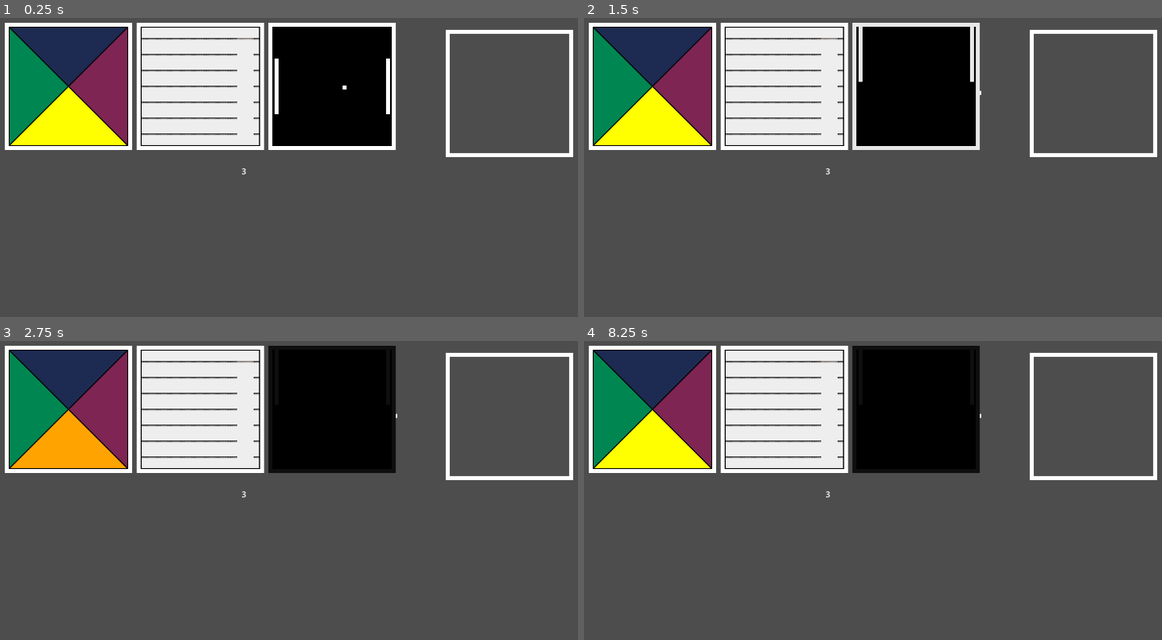
Above: before the commit, frames 1-4 (two rows, left to right).
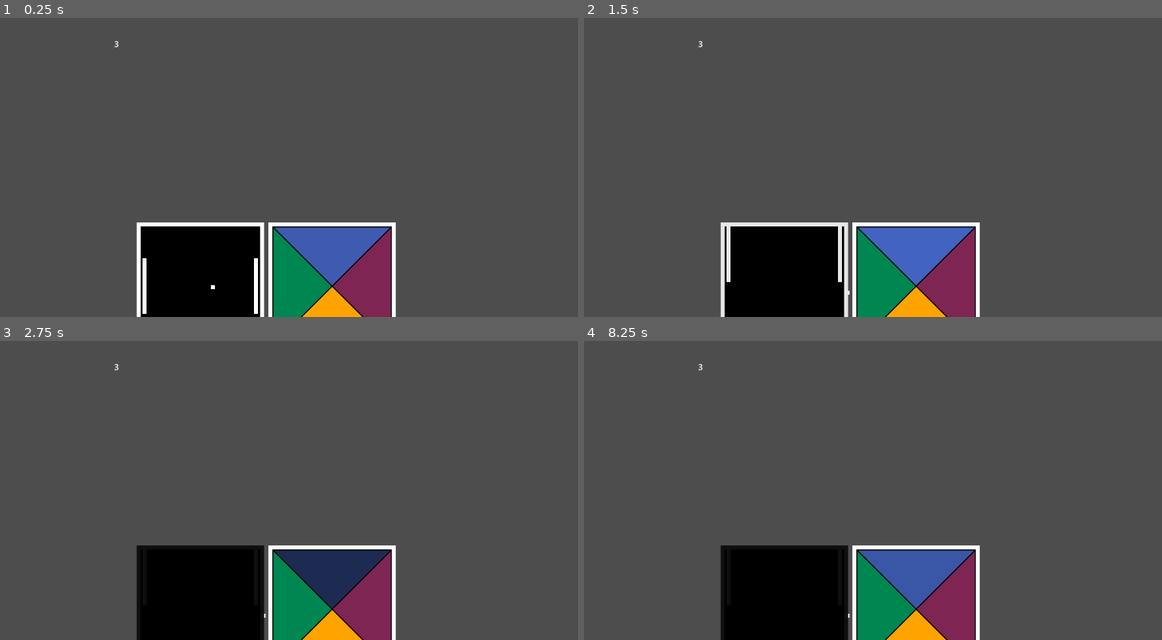
Above: after the commit, the same moments.

Repository: rikhall1515/2k24_gamejam
Game: Godot game, scene res://Nodes/Levels/game_engine.tscn
Two runs of this game, one before a commit and one after it. Both use one fixed random seed, a clock stepped at 60 frames per second and the inputs below.
Inputs (mouse positions are in pixels of both pictures, inside the frame that each line leads up to):
- Up to frame 1 (0.25 s): no input
- Up to frame 2 (1.5 s): move the mouse to (653, 86) at 0.52 s; hold Up (Up) 0.53-1.28 s; click (653, 86) at 0.67 s; hold Down (Down) from 1.28 s (still down); click (653, 86) at 1.42 s
- Up to frame 3 (2.75 s): tap Enter at 2 s; release Down (Down) at 2.03 s; hold Up (Up) from 2.03 s (still down); click (69, 409) at 2.17 s
- Up to frame 4 (8.25 s): click (653, 409) at 2.92 s; tap Space at 3.5, 5, 6.5 s; release Up (Up) at 3.53 s; hold Down (Down) 3.53-5.78 s; click (653, 409) at 3.67 s; tap Enter at 4.25, 5.75 s; move the mouse to (786, 409) at 4.27 s; click (786, 409) at 4.42 s; move the mouse to (913, 409) at 5.02 s; click (913, 409) at 5.17 s; move the mouse to (745, 370) at 5.77 s; hold Up (Up) 5.78-8.03 s; move the mouse to (982, 442) at 6.52 s; move the mouse to (716, 478) at 7.27 s; click (716, 478) at 7.42 s; move the mouse to (907, 382) at 8.02 s; hold Down (Down) from 8.03 s (still down)

The runs differ from the first frame. In frame 1, 43% of the frame differs, in the area x 0-100%, y 1-100%; in frame 2, 43%; in frame 3, 43%; in frame 4, 43%.

Commit message:
GameEngine upgrade

Diff:
--- a/Nodes/Levels/game_engine.gd
+++ b/Nodes/Levels/game_engine.gd
@@ -1,19 +1,53 @@
 extends Node2D
+
+@export var testing: bool = false
+
 
 var inShop: bool = false
 var gamePaused: bool = true
-var allowShop: = false
+var allowShop: bool = false
 
+var lives: int = 5
 var timeSurvived: int = 0
 var timeSurvivedDecimals: float = 0
+var countDown: float = 3
 
-var countDown: float = 3
+
+
+var minigames: Array[Node2D]
+var minigameCount = 0
+var minigameNextLocation: Array[Vector2]
+
+var minigameList = [ #Instantate minigames through this list
+	preload("res://Nodes/Minigames/pong.tscn"),
+	preload("res://Nodes/Minigames/simon_says.tscn")
+]
+
 
 func _ready():
 	$UIRoot/Countdown.set_size(Vector2(200, 200), false)
+	#Creating spiral, fuck defining any code for an AxA size cube, 4x4 it is
+	minigameNextLocation.append(Vector2(1, 2))
+	minigameNextLocation.append(Vector2(2, 2))
+	minigameNextLocation.append(Vector2(2, 1))
+	minigameNextLocation.append(Vector2(1, 1))
+	minigameNextLocation.append(Vector2(0, 1))
+	minigameNextLocation.append(Vector2(0, 2))
+	minigameNextLocation.append(Vector2(0, 3))
+	minigameNextLocation.append(Vector2(1, 3))
+	minigameNextLocation.append(Vector2(2, 3))
+	minigameNextLocation.append(Vector2(3, 3))
+	minigameNextLocation.append(Vector2(3, 2))
+	minigameNextLocation.append(Vector2(3, 1))
+	minigameNextLocation.append(Vector2(3, 0))
+	minigameNextLocation.append(Vector2(2, 0))
+	minigameNextLocation.append(Vector2(1, 0))
+	minigameNextLocation.append(Vector2(0, 0))
 
-
-
+	if(testing):
+		for game in minigameList.size():
+			addMinigame(game)
+			print(game)
 
 
 func _process(delta):
@@ -24,8 +58,8 @@
 
 	timeSurvivedDecimals += delta
 	if timeSurvivedDecimals > 1:
-		timeSurvivedDecimals -= 1
-		timeSurvived += 1
+		--timeSurvivedDecimals
+		++timeSurvived
 		allowShop = true
 		$UIRoot/TimeSurvived.text = "Time Survived: " + str(timeSurvived)
 	if timeSurvived % 30 == 0 && allowShop:
@@ -38,16 +72,35 @@
 func transitionShop():
 	if inShop:
 		$Camera2D/AnimationPlayer.play("ShopToGame")
-		print("To shop")
+		print("To Game")
+		for game in minigames:
+			game.emit_signal("resumeGame")
 	else:
 		$Camera2D/AnimationPlayer.play("GameToShop")
-		print("To game")
+		print("To Shop")
+		for game in minigames:
+			game.emit_signal("pauseGame")
 	allowShop = false
+
 
 	inShop = !inShop
 	gamePaused = !gamePaused
 
 
+func addMinigame(gameID):
+	if(minigames.size() > 16):
+		print("ERROR, Tried to add another minigame when the list is full")
+		return
+	minigames.append(minigameList[gameID].instantiate())
+	add_child(minigames[minigames.size() - 1])
+	minigames[minigames.size() - 1].position = minigameNextLocation[minigames.size() - 1] * 265
+	minigames[minigames.size() - 1].connect("gameFail", _on_game_fail, 0)
+
+
+
+
+func _on_game_fail():
+	--lives
 
 func _on_start_game_button_pressed():
 	$Camera2D/AnimationPlayer.play("MenuToGame")
--- a/Nodes/Levels/game_engine.tscn
+++ b/Nodes/Levels/game_engine.tscn
@@ -1,11 +1,7 @@
-[gd_scene load_steps=13 format=3 uid="uid://co4x4rji60fws"]
+[gd_scene load_steps=9 format=3 uid="uid://co4x4rji60fws"]
 
-[ext_resource type="PackedScene" uid="uid://c0pof6ud7fgg" path="res://Nodes/Minigames/simon_says.tscn" id="1_33hox"]
 [ext_resource type="Script" path="res://Nodes/Levels/game_engine.gd" id="1_hdmhl"]
 [ext_resource type="Script" path="res://Nodes/Levels/UIRoot.gd" id="3_vj5eu"]
-[ext_resource type="PackedScene" uid="uid://qnpig6a6y8bq" path="res://Nodes/Minigames/rails.tscn" id="4_kp2tl"]
-[ext_resource type="Texture2D" uid="uid://cef8o21udfh0s" path="res://Resource/Sprites/Minigame border.png" id="5_g8pfn"]
-[ext_resource type="PackedScene" uid="uid://0dy000pekki6" path="res://Nodes/Minigames/pong.tscn" id="6_1udyh"]
 
 [sub_resource type="Animation" id="Animation_wk5dr"]
 resource_name = "GameToMenu"
@@ -103,10 +99,11 @@
 
 [node name="GameEngine" type="Node2D"]
 script = ExtResource("1_hdmhl")
+testing = true
 
 [node name="Camera2D" type="Camera2D" parent="."]
 position = Vector2(-128, -128)
-offset = Vector2(-128, -128)
+offset = Vector2(-128, 0)
 anchor_mode = 0
 position_smoothing_enabled = true
 
@@ -115,13 +112,13 @@
 "": SubResource("AnimationLibrary_xqv5g")
 }
 
-[node name="SimonSays" parent="." instance=ExtResource("1_33hox")]
-
 [node name="UIRoot" type="Control" parent="."]
 layout_mode = 3
 anchors_preset = 0
-offset_right = 40.0
-offset_bottom = 40.0
+offset_left = -256.0
+offset_top = -128.0
+offset_right = 1664.0
+offset_bottom = 952.0
 script = ExtResource("3_vj5eu")
 
 [node name="StartGameButton" type="Button" parent="UIRoot"]
@@ -148,12 +145,25 @@
 offset_bottom = 71.0
 text = "Quit"
 
+[node name="Lives" type="RichTextLabel" parent="UIRoot"]
+layout_mode = 1
+anchors_preset = 1
+anchor_left = 1.0
+anchor_right = 1.0
+offset_left = -200.0
+offset_bottom = 40.0
+grow_horizontal = 0
+text = "Lives: 5"
+
 [node name="TimeSurvived" type="RichTextLabel" parent="UIRoot"]
-layout_mode = 0
-offset_left = 1356.0
-offset_top = -157.0
-offset_right = 1557.0
-offset_bottom = -97.0
+layout_mode = 1
+anchors_preset = 1
+anchor_left = 1.0
+anchor_right = 1.0
+offset_left = -200.0
+offset_top = 40.0
+offset_bottom = 100.0
+grow_horizontal = 0
 text = "Time Survived: 0"
 
 [node name="Countdown" type="RichTextLabel" parent="UIRoot"]
@@ -164,14 +174,4 @@
 offset_bottom = 335.0
 text = "3"
 
-[node name="Rails" parent="." instance=ExtResource("4_kp2tl")]
-position = Vector2(265, 0)
-
-[node name="MinigameBorder2" type="Sprite2D" parent="."]
-position = Vector2(886, 14)
-texture = ExtResource("5_g8pfn")
-
-[node name="Pong" parent="." instance=ExtResource("6_1udyh")]
-position = Vector2(530, 0)
-
 [connection signal="pressed" from="UIRoot/StartGameButton" to="." method="_on_start_game_button_pressed"]
Not shown, added: Resource/Audio/Sound Effects/New Text Document.txt
Binary file added: Resource/Sprites/JamSmall.png
Not shown, added: Resource/Sprites/JamSmall.png.import
Binary file added: Resource/Sprites/game_jam_splash.png
Not shown, added: Resource/Sprites/game_jam_splash.png.import
